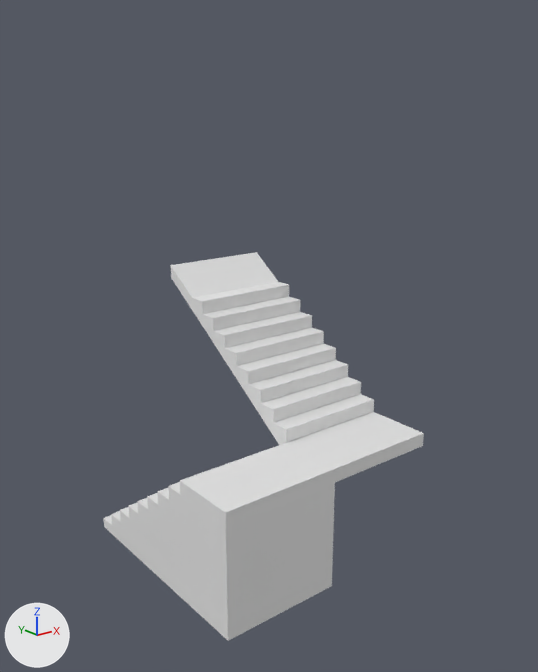
A saved change to the FBX model Assets/5 Model/Level_2/F1/L2_1to2_Stair.fbx.
Before and after are seen from a 50 mm camera at (-4.13, -12.75, 6.2) aimed at (2.08, -4.98, 3.1). Arrows for +X, +Y and +Z are at lower left; the lights stay in place. The first picture is the older version. Where no turn or scale is listed for an object, it has been applied to the vertices.

The older version as bpy lines, for what is in view:
```python
me_cube_014 = bpy.data.meshes.new('Cube.014')
me_cube_014.from_pydata(...)  # 84 vertices, 52 faces; spans x -1.0..3.0, y -1.6..1.47, z 0.0..4.29
me_cube_014.materials.append(mat_terrazzo)  # white #e7e7e7
ob_f1tof2pa = bpy.data.objects.new('F1ToF2PA', me_cube_014)
ob_f1tof2pa.location = (1.03, -4.57, 0.0)
ob_f1tof2pa.scale = (0.857, 1.25, 0.875)
```
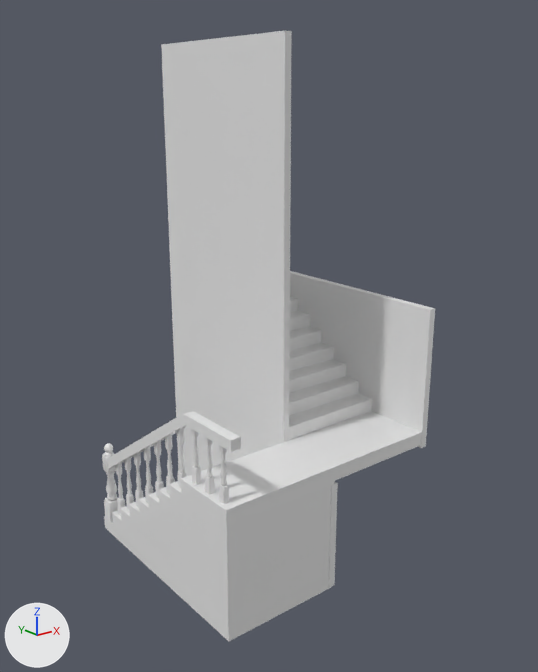
Changed parts and their boxes (x1, y1, x2, y2) in the pictures (538 x 672 px):
```json
{"object": "F1ToF2PA", "change": "reshaped, moved, rescaled", "before": [104, 252, 424, 641], "after": [104, 297, 422, 641]}
{"object": "Wall", "change": "added", "after": [161, 31, 338, 588]}
{"object": "Wall2", "change": "added", "after": [290, 271, 435, 448]}
{"object": "F1ToF2PB", "change": "added", "after": [102, 411, 241, 524]}
```

Edits to the scene script, one JSON object a line:
```json
{"op": "add", "block": "mat_darkwood", "code": ["mat_darkwood = principled_material('DarkWood')", "mat_darkwood.base_color = (0.8, 0.8, 0.8)  # white #e7e7e7"]}
{"op": "add", "block": "mat_wall", "code": ["mat_wall = principled_material('Wall')", "mat_wall.base_color = (0.8, 0.8, 0.8)  # white #e7e7e7", "mat_wall.roughness = 0.4"]}
{"block": "me_cube_014", "where": "# used by ob_f1tof2pa; location = (1.03, -4.57, 0.0); scale = (0.857, 1.25, 0.875)"}
{"op": "remove", "block": "me_cube_014", "code": "me_cube_014.from_pydata(...)  # 84 vertices, 52 faces; spans x -1.0..3.0, y -1.6..1.47, z 0.0..4.29"}
{"op": "add", "block": "me_cube_014", "code": "me_cube_014.from_pydata(...)  # 298 vertices, 213 faces; spans x -0.85..2.54, y -2.0..1.67, z 0.0..3.58"}
{"block": "me_cube_014", "change": "me_cube_014 part 1: 84 vertices removed from x -1.0..3.0, y -1.6..1.47, z 0.0..4.29; 298 vertices added at x -0.85..2.54, y -2.0..1.67, z 0.0..3.58"}
{"op": "add", "block": "me_cylinder_021", "code": ["me_cylinder_021 = bpy.data.meshes.new('Cylinder.021')", "me_cylinder_021.from_pydata(...)  # 7317 vertices, 6694 faces; spans x -0.09..0.09, y -3.19..0.09, z -0.35..2.16", "me_cylinder_021.materials.append(mat_darkwood)  # white #e7e7e7"]}
{"op": "add", "block": "me_cube_010", "code": ["me_cube_010 = bpy.data.meshes.new('Cube.010')", "me_cube_010.from_pydata([(0.05, -1.62, -1.0), (0.05, -1.63, 1.03), (-0.05, -1.62, -1.0), (-0.05, -1.63, 1.03), (0.05, 2.06, 1.03), (-0.05, 2.06, 1.03), (0.05, -0.64, -1.0), (0.05, 2.06, 0.99), (-0.05, 2.06, 0.99), (-0.05, -0.64, -1.0)], [], [(0, 1, 3, 2), (5, 3, 1, 4), (6, 9, 8, 7), (2, 9, 6, 0), (6, 7, 4, 1, 0), (2, 3, 5, 8, 9), (4, 7, 8, 5)])", "me_cube_010.materials.append(mat_wall)  # white #e7e7e7"]}
{"op": "add", "block": "me_cube_021", "code": ["me_cube_021 = bpy.data.meshes.new('Cube.021')", "me_cube_021.from_pydata(...)  # 12 vertices, 8 faces; spans x -0.05..0.05, y -1.62..2.13, z -1.09..5.9", "me_cube_021.materials.append(mat_wall)  # white #e7e7e7"]}
{"op": "set", "path": "ob_f1tof2pa.scale", "old": "(0.857, 1.25, 0.875)", "new": "(1.0, 1.0, 1.0)"}
{"op": "set", "path": "ob_f1tof2pa.location", "old": "(1.03, -4.57, 0.0)", "new": "(1.03, -4.57, -0.02)"}
{"op": "add", "block": "ob_f1tof2pb", "code": ["ob_f1tof2pb = bpy.data.objects.new('F1ToF2PB', me_cylinder_021)", "ob_f1tof2pb.location = (0.28, -3.46, 0.51)"]}
{"op": "add", "block": "ob_wall2", "code": ["ob_wall2 = bpy.data.objects.new('Wall2', me_cube_010)", "ob_wall2.location = (3.61, -4.96, 2.53)"]}
{"op": "add", "block": "ob_wall", "code": ["ob_wall = bpy.data.objects.new('Wall', me_cube_021)", "ob_wall.location = (1.88, -4.96, 1.1)"]}
```
